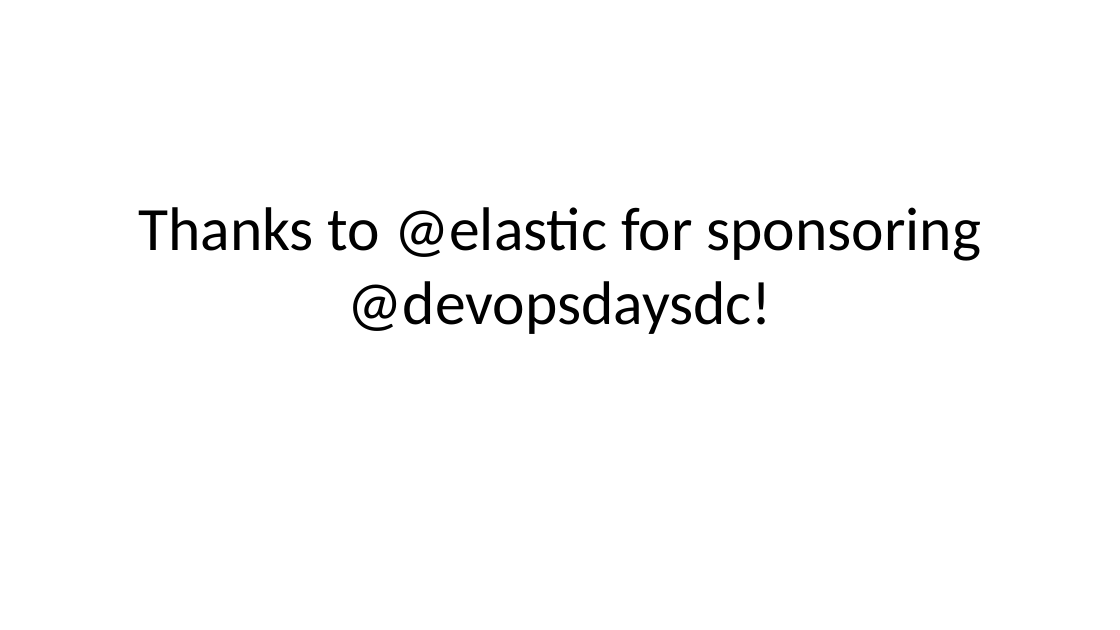
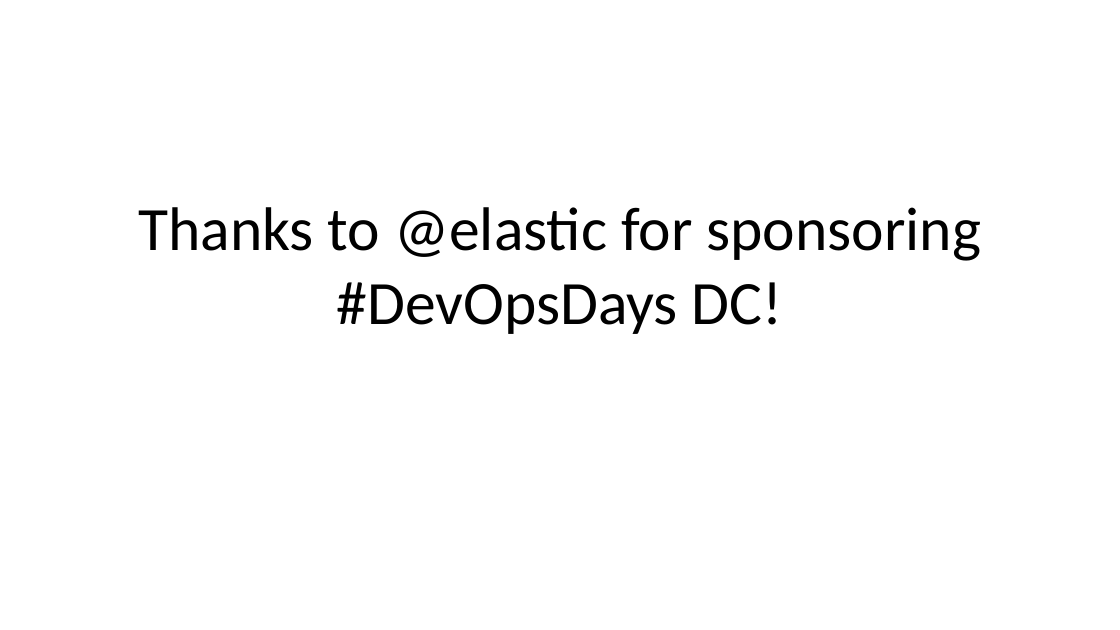
Before and after one commit to DevOpsDaysDC/planning, a slide deck: slide 21 of sponsor_pitches.pptx (slide 18 before the commit). Drawn at 1120x630 pixels with LibreOffice and Linux fonts; fonts in the diff are those of the drawing; background and template pictures are left out. Boxes give left, top, right and bottom in pixels: in the first picture for what was removed or moved away, otherwise in the second. Text is boxed around its words. In the diff, an @@ line names an element or a change of style, - is before the commit and + after.

```diff
--- a/sponsor_pitches.pptx
+++ b/sponsor_pitches.pptx
@@ title at [138, 207, 981, 334]: text changed @@
-Thanks to @elastic for sponsoring @devopsdaysdc!
+Thanks to @elastic for sponsoring #DevOpsDays DC!
```
Also in this commit, not shown: 14 other slides changed, 5 slides added, 3 other files.
